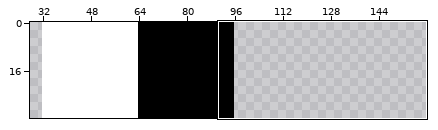
Sprite sheet -- GGJ/src/res/TileSet.png. Above: a wide view before the commit, with the close-up outlined.
Close-up. Before the edit:
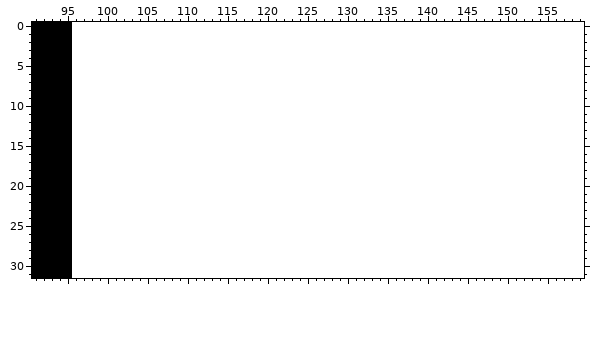
The file is 64x32 pixels. Colours within 5 levels of each other are drawn and written as one. Shown: x 91..159, y 0..31. The old version is drawn lined up with the new one, on the new canvas. The wide view leaves out empty margins.
After:
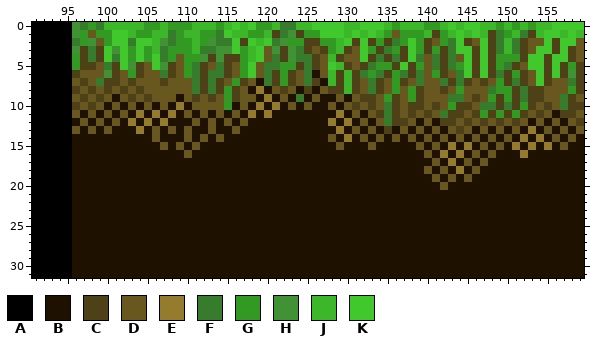
Palette (. is transparent): A #000000  B #1f1100  C #4e4118  D #695720  E #947b2e  F #377c2d  G #329a23  H #419235  J #3cb72a  K #41c82d
The edit:
canvas 64x32 -> 160x32, the old top-left corner now at 32,0
Changed rows in their new state; - is an unchanged pixel.
first column x 96:
 0 HFGFJJJJJGGJGGGJJJGJKJKGGJFFJJKKKKJJKKKJGJJJGGJKJKKJJGJGJGJJKKKK
 1 HGDGGKKJGGJJFGJJGGFKJJGGJCFHCGGKKKJKJKJGDGGGJCGJKJKJCFGJFCJKKJKJ
 2 FGHDGKKFKKJHFGGJGHFFKCKJKFHGGCCGGJKCKCGCFGKGCDGFKCDKCFJFCDDKCKKD
 3 HCFCKHKGKGJFGGGJFFHHKGJKDHCHFCDCGJCDKGCFGCKGCGCFKKCKCFJFCDKKCKCD
 4 GCFCKFKGKGKFGDGGHCHCCGJKDFCHFFCDJCDDKCFCFCKFDFCFDKCKCGGGCKKCKKCD
 5 GCCDFCKHCDKHCDGFCDFCDGKDFFGGCFCDKJCDCFGGCKCGDFCFGKCKCGFCDKKCKCGC
 6 CDDDHCDGCDDFCDGFCFFCDGKDFCGCDFBDJCJCFGFCGFCFDGCDFKCKCFCGCDKCKCHC
 7 DCDFCCDCDDDCDDDFCFCDGCDBFCGCDFCBJCJCDFCDGCDFDDFCFCDCDGCFCDKCDDFC
 8 CDCDCDCDCDDDDDDFCFCGCDBEBDCDBCBDCCJCDFCDGDGCDDCDGDDDFGGCFCCDDDGC
 9 DCDCDBDCDCDDDBDCDCDGCDDBEBDBFBDBBDBDCCDGCDGCDDDFFDCDGCGCFCCDDFCD
10 CDCDBDBDBDBDBEBDDDDGBDBEBEBDBDBBDBDCDCDFCDCCDCDGCCDFFCFCGCDCDFCC
11 DBDBDBDBEBEBEBDBDBDBDBEBEBBBBBBBBEBDBDCFCDCDCDFCCDCGCGCGCDCDBCCD
12 BDBDBDBEBEBEBBBDBDBDBDBBBBBBBBBBEBEBDBDFCCDBDBCCDCDCDCDCDBDBDBDC
13 DBDBDBBBEBDBDBDBBDBBDBBBBBBBBBBBBEBDBDBCBDBDBDBDCDBDBDBDBEBDBDBD
14 BBBBBBBBBBDBBBDBDBDBBBBBBBBBBBBBDBEBDBDBDBDBDBDBDBDBDBDBEBEBDBDB
15 BBBBBBBBBBBDBDBDBBBBBBBBBBBBBBBBBDBBBDBBBBBDBDBEBEBDBDBEBEBEBDBB
16 BBBBBBBBBBBBBBDBBBBBBBBBBBBBBBBBBBBBBBBBBBBBDBEBEBDBDBBBEBBBBBBB
17 BBBBBBBBBBBBBBBBBBBBBBBBBBBBBBBBBBBBBBBBBBBBBDBEBDBDBBBBBBBBBBBB
18 BBBBBBBBBBBBBBBBBBBBBBBBBBBBBBBBBBBBBBBBBBBBDBDBEBDBBBBBBBBBBBBB
19 BBBBBBBBBBBBBBBBBBBBBBBBBBBBBBBBBBBBBBBBBBBBBDBDBDBBBBBBBBBBBBBB
20 BBBBBBBBBBBBBBBBBBBBBBBBBBBBBBBBBBBBBBBBBBBBBBDBBBBBBBBBBBBBBBBB
21 BBBBBBBBBBBBBBBBBBBBBBBBBBBBBBBBBBBBBBBBBBBBBBBBBBBBBBBBBBBBBBBB
22 BBBBBBBBBBBBBBBBBBBBBBBBBBBBBBBBBBBBBBBBBBBBBBBBBBBBBBBBBBBBBBBB
23 BBBBBBBBBBBBBBBBBBBBBBBBBBBBBBBBBBBBBBBBBBBBBBBBBBBBBBBBBBBBBBBB
24 BBBBBBBBBBBBBBBBBBBBBBBBBBBBBBBBBBBBBBBBBBBBBBBBBBBBBBBBBBBBBBBB
25 BBBBBBBBBBBBBBBBBBBBBBBBBBBBBBBBBBBBBBBBBBBBBBBBBBBBBBBBBBBBBBBB
26 BBBBBBBBBBBBBBBBBBBBBBBBBBBBBBBBBBBBBBBBBBBBBBBBBBBBBBBBBBBBBBBB
27 BBBBBBBBBBBBBBBBBBBBBBBBBBBBBBBBBBBBBBBBBBBBBBBBBBBBBBBBBBBBBBBB
28 BBBBBBBBBBBBBBBBBBBBBBBBBBBBBBBBBBBBBBBBBBBBBBBBBBBBBBBBBBBBBBBB
29 BBBBBBBBBBBBBBBBBBBBBBBBBBBBBBBBBBBBBBBBBBBBBBBBBBBBBBBBBBBBBBBB
30 BBBBBBBBBBBBBBBBBBBBBBBBBBBBBBBBBBBBBBBBBBBBBBBBBBBBBBBBBBBBBBBB
31 BBBBBBBBBBBBBBBBBBBBBBBBBBBBBBBBBBBBBBBBBBBBBBBBBBBBBBBBBBBBBBBB
Changed places in both close-ups, as pixel boxes (x1, y1, x2, y2):
added: (72, 22, 584, 278)
